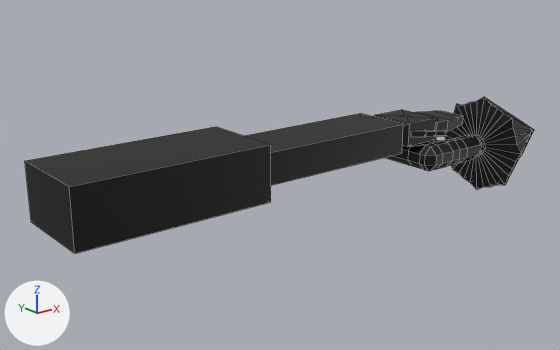
A saved change to the Blender file Assets/Blender Files/arm_with_drill.blend.
The view is the same before and after, from a camera (50 mm lens) standing at (-0.73, -2.6, 0.95) and looking at (1.41, 0.08, -0.13). The axes (+X, +Y, +Z) are drawn at lower left. The lights are the same throughout. Mesh edges are drawn as thin lines.

Before the edit, the objects in view are built like this:
```python
me_cube_001 = bpy.data.meshes.new('Cube.001')
me_cube_001.from_pydata(...)  # 389 vertices, 268 faces; spans x -0.29..3.37, y -0.57..0.29, z -0.5..0.18
me_cube_001.materials.append(mat_material_003)  # picture img_cube_base_color
ob_cube = bpy.data.objects.new('Cube', me_cube_001)
ob_cube.location = (0.493, 0.0, 0.0)
ob_cube.scale = (0.747, 0.747, 0.747)
```
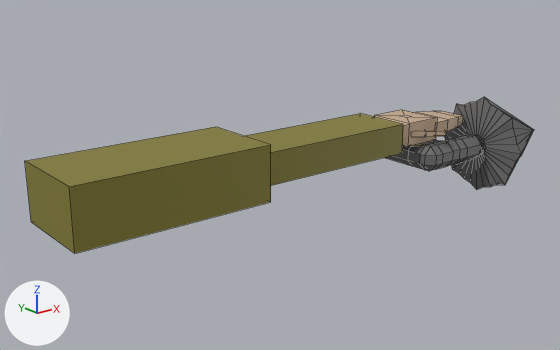
The change, as JSON lines over the scene's bpy script:
```json
{"op": "add", "block": "mat_hand", "code": ["mat_hand = principled_material('Hand')", "mat_hand.base_color = (0.587, 0.416, 0.274)  # beige #c9ad8f"]}
{"op": "add", "block": "mat_sleeve_001", "code": ["mat_sleeve_001 = principled_material('Sleeve.001')", "mat_sleeve_001.base_color = (0.23, 0.202, 0.0249)  # yellow #847c2c"]}
{"op": "add", "block": "mat_droll", "code": ["mat_droll = principled_material('Droll')", "mat_droll.base_color = (0.156, 0.156, 0.156)  # dark grey #6e6e6e"]}
{"block": "me_cube_001", "where": "me_cube_001.from_pydata(...)  # 389 vertices, 268 faces; spans x -0.29..3.37, y -0.57..0.29, z -0.5..0.18"}
{"block": "me_cube_001", "where": "# used by ob_cube; location = (0.493, 0.0, 0.0); scale = (0.747, 0.747, 0.747)"}
{"block": "me_cube_001", "change": "me_cube_001 part 1: 5 of the faces centred in x -0.29..0.29, y -0.26..0.26, z -0.16..0.16 switch from mat_material_003 (picture img_cube_base_color) to mat_sleeve_001 (yellow #847c2c)"}
{"block": "me_cube_001", "change": "me_cube_001 part 2: 4 of the faces centred in x 1.42, y -0.2..0.2, z -0.1..0.1 switch from mat_material_003 (picture img_cube_base_color) to mat_sleeve_001 (yellow #847c2c)"}
{"block": "me_cube_001", "change": "me_cube_001 part 3: 194 of the faces centred in x 2.16..2.99, y -0.45..0.21, z -0.37..0.06 switch from mat_material_003 (picture img_cube_base_color) to mat_droll (dark grey #6e6e6e)"}
{"block": "me_cube_001", "change": "me_cube_001 part 4: 52 of the faces centred in x 1.99..2.72, y -0.26..0.16, z -0.08..0.08 switch from mat_material_003 (picture img_cube_base_color) to mat_hand (beige #c9ad8f)"}
```

What differs and where, as boxes [x1, y1, x2, y2] in the pictures (560 x 350 px):
```json
{"part": 1, "of": "me_cube_001", "change": "recoloured", "before": [25, 127, 271, 253], "after": [25, 127, 271, 253], "on screen": "black to yellow"}
{"part": 2, "of": "me_cube_001", "change": "recoloured", "before": [246, 113, 403, 185], "after": [246, 113, 403, 185], "on screen": "black to yellow"}
{"part": 3, "of": "me_cube_001", "change": "recoloured", "before": [385, 97, 534, 189], "after": [385, 97, 534, 189], "on screen": "black to grey"}
{"part": 4, "of": "me_cube_001", "change": "recoloured", "before": [374, 110, 463, 147], "after": [374, 110, 463, 147], "on screen": "black to brown"}
```
